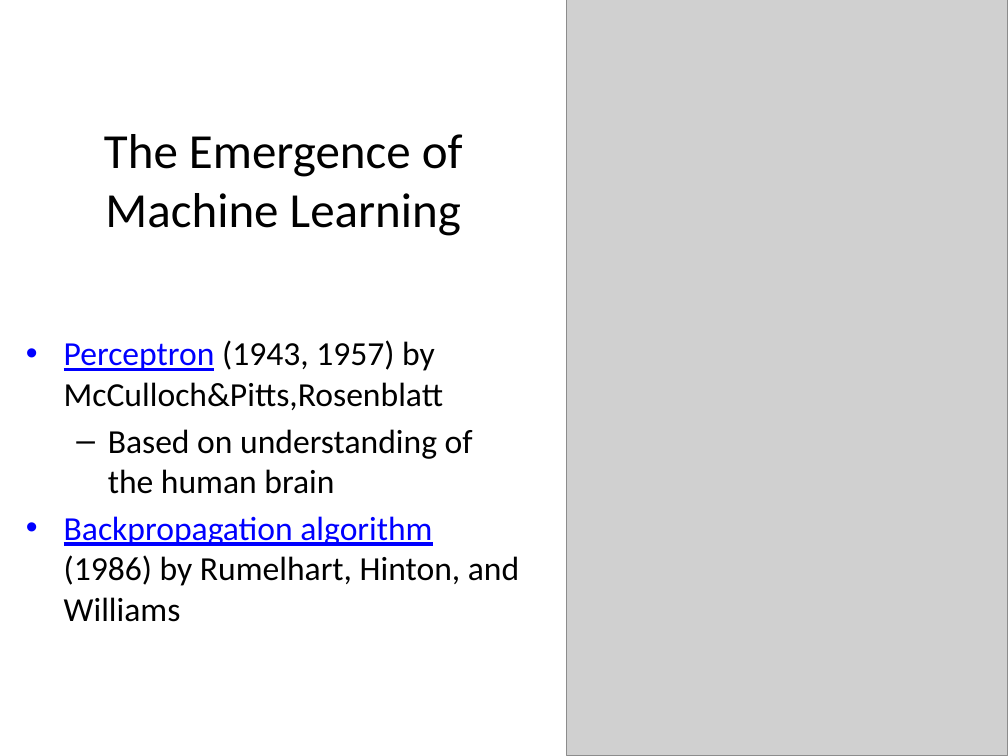
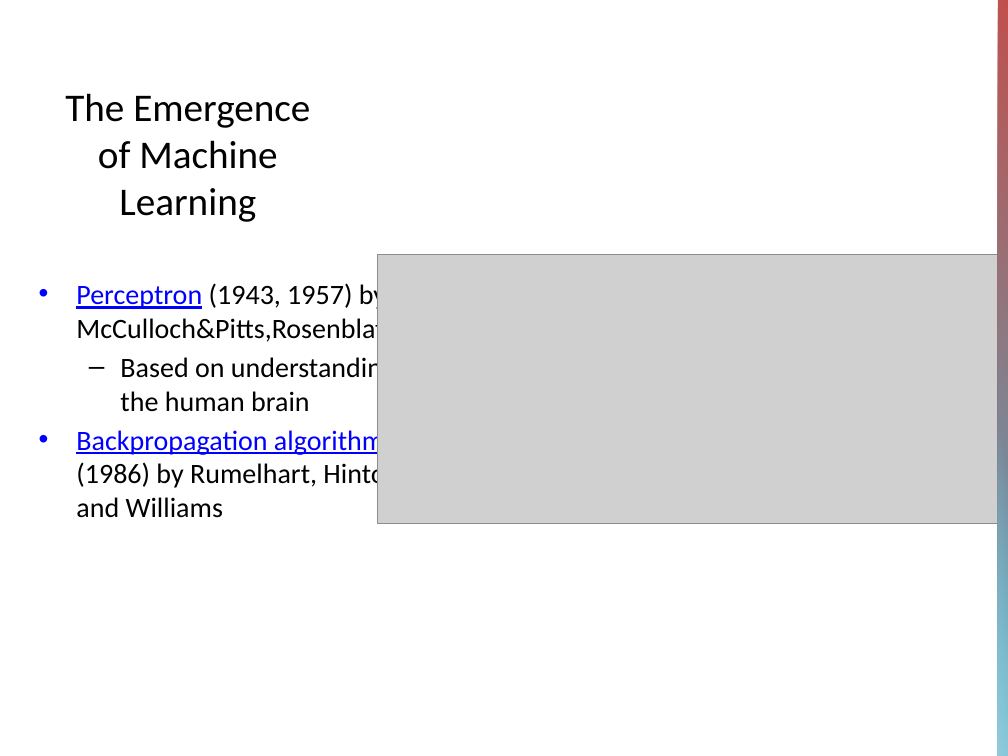
Before and after one commit to Chelsea-Myers/AIE_Presentations, a slide deck: slide 7 of AI Learning Systems.pptx. Drawn at 1008x756 pixels with LibreOffice and Linux fonts; fonts in the diff are those of the drawing; grey boxes stand for pictures. Boxes give left, top, right and bottom in pixels: in the first picture for what was removed or moved away, otherwise in the second. Text is boxed around its words. In the diff, an @@ line names an element or a change of style, - is before the commit and + after.

Commit message:
Update learning model presentation

```diff
--- a/AI Learning Systems.pptx
+++ b/AI Learning Systems.pptx
@@ picture removed at [566,0,1008,756] @@
@@ rectangle added at [998,0,1008,756], fill gradient #C0504D to #4BACC6 @@
@@ title "The Emergence of Machine Learning": place and size @@
-title "The Emergence of Machine Learning" at [104,134,463,236]
+title "The Emergence of Machine Learning" at [65,93,310,222]
@@ title "The Emergence of Machine Learning" at [65,93,310,222]: size 35 to 28 pt; vertical alignment middle to bottom @@
@@ picture added at [378,254,1008,523] @@
@@ text "Perceptron (1943, 1957) by McCulloch&Pitts,Rosenblatt": place and size @@
-text "Perceptron (1943, 1957) by McCulloch&Pitts,Rosenblatt" at [64,340,519,622]
+text "Perceptron (1943, 1957) by McCulloch&Pitts,Rosenblatt" at [76,281,407,518]
@@ text "Perceptron (1943, 1957) by McCulloch&Pitts,Rosenblatt" at [76,281,407,518]: size 24 to 20 pt; vertical alignment middle to top @@
@@ rectangle added at [998,389,1008,756], fill gradient #93CDDD @@
```
Also in this commit, not shown: 8 other slides changed, 1 other file.
